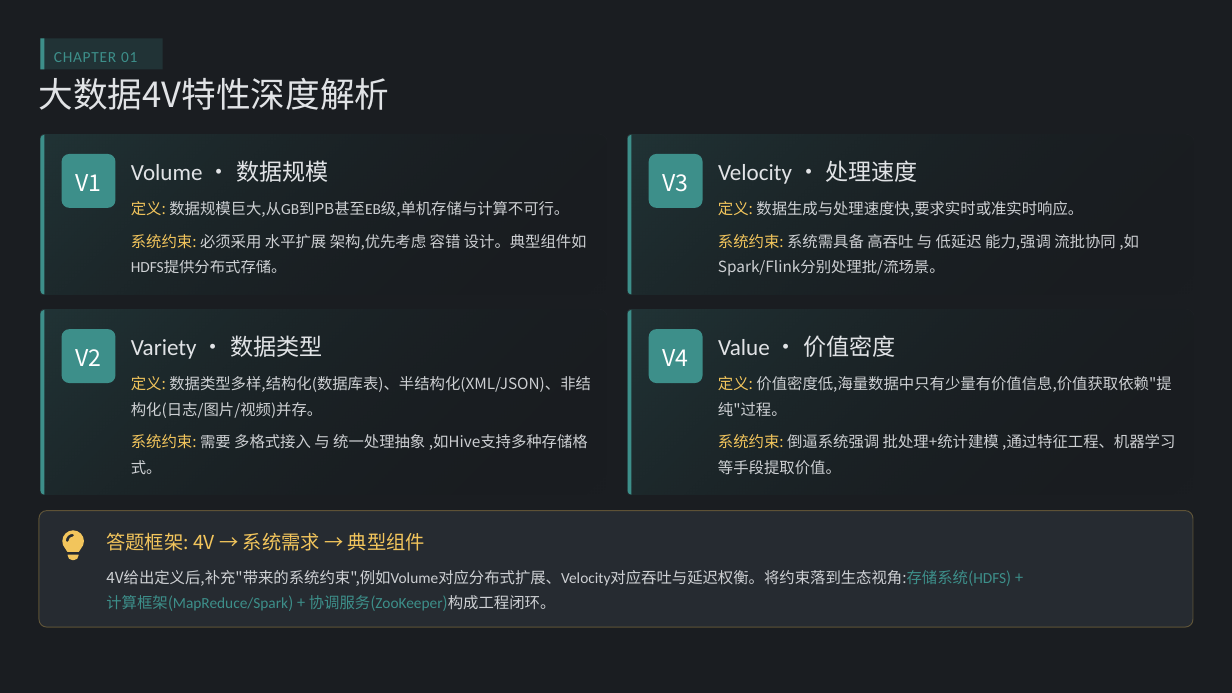
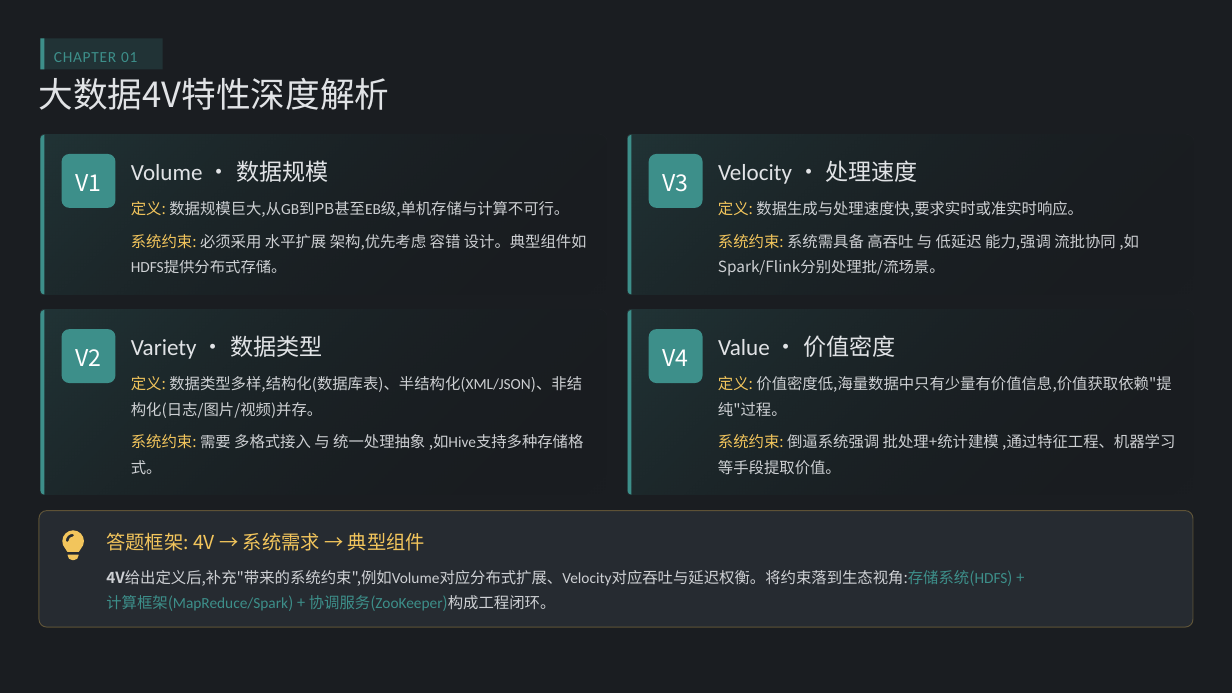
Before and after one commit to ForceInjection/Big-Data-Theory-and-Practice, a slide deck: slide 4 of courses/复习/大数据理论与实践Ⅰ-章节复习提纲.pptx. Drawn at 1232x693 pixels with LibreOffice and Linux fonts; fonts in the diff are those of the drawing. Boxes give left, top, right and bottom in pixels: in the first picture for what was removed or moved away, otherwise in the second. Text is boxed around its words. In the diff, an @@ line names an element or a change of style, - is before the commit and + after.

```diff
--- a/courses/复习/大数据理论与实践Ⅰ-章节复习提纲.pptx
+++ b/courses/复习/大数据理论与实践Ⅰ-章节复习提纲.pptx
@@ text "定义: 数据类型多样,结构化(数据库表)、半结构化(XML/JSON)、非结构化(日志/图片/视频)并存。" at <box>131,376,582,418</box>: font Noto Sans CJK SC to Calibri in "数据类型多样,结构化(数据库表)、半结构化(XML/JSON)、非结构化(日志/图片/视频)并存。" @@
@@ text "系统约束: 需要 多格式接入 与 统一处理抽象 ..." at <box>131,434,584,474</box>: font Noto Sans CJK SC to Calibri in ",如Hive支持多种存储格式。" @@
@@ text "4V给出定义后,补充"带来的系统约束",例如Volume对应分布式扩展、Velocity对应吞吐与延迟权衡。将约束落到生 ..." at <box>106,570,1012,611</box>: bold on in "4V给出定义后,补充"带来的系统约束",例如Volume对应分布式扩展、Velocity对应吞吐与延迟权衡。将约束落到生 ..." @@
```
Also in this commit, not shown: 2 other slides changed.
